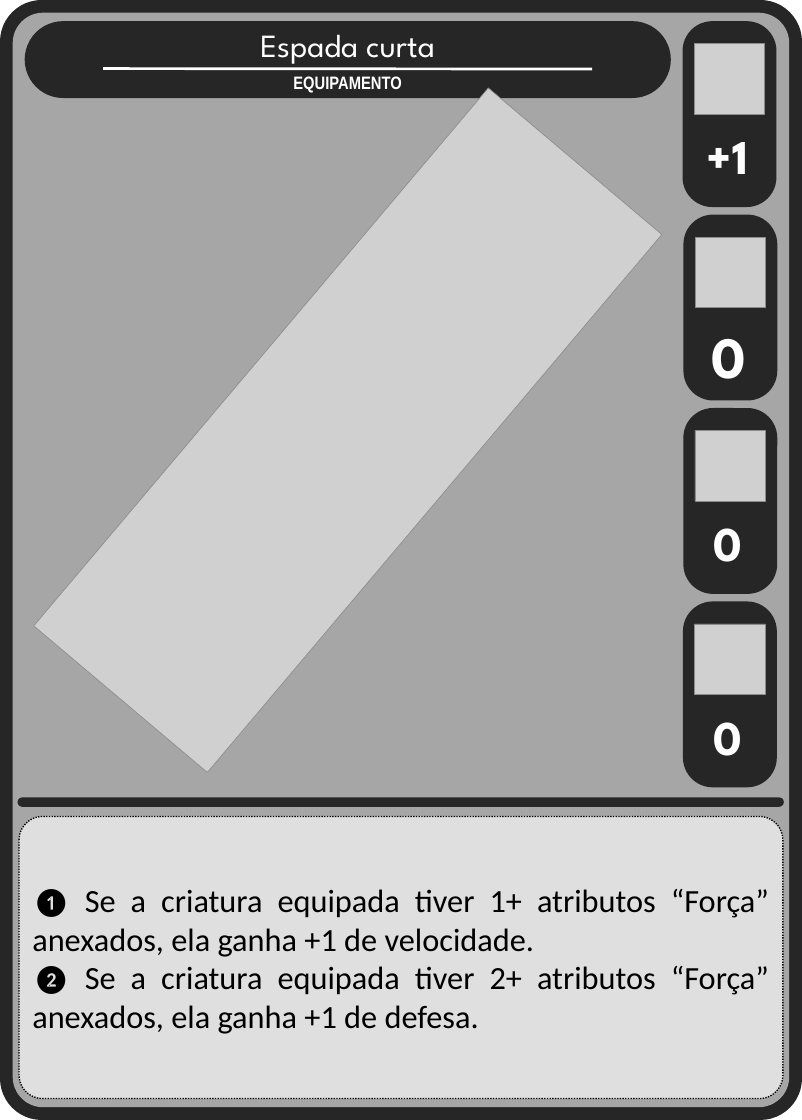
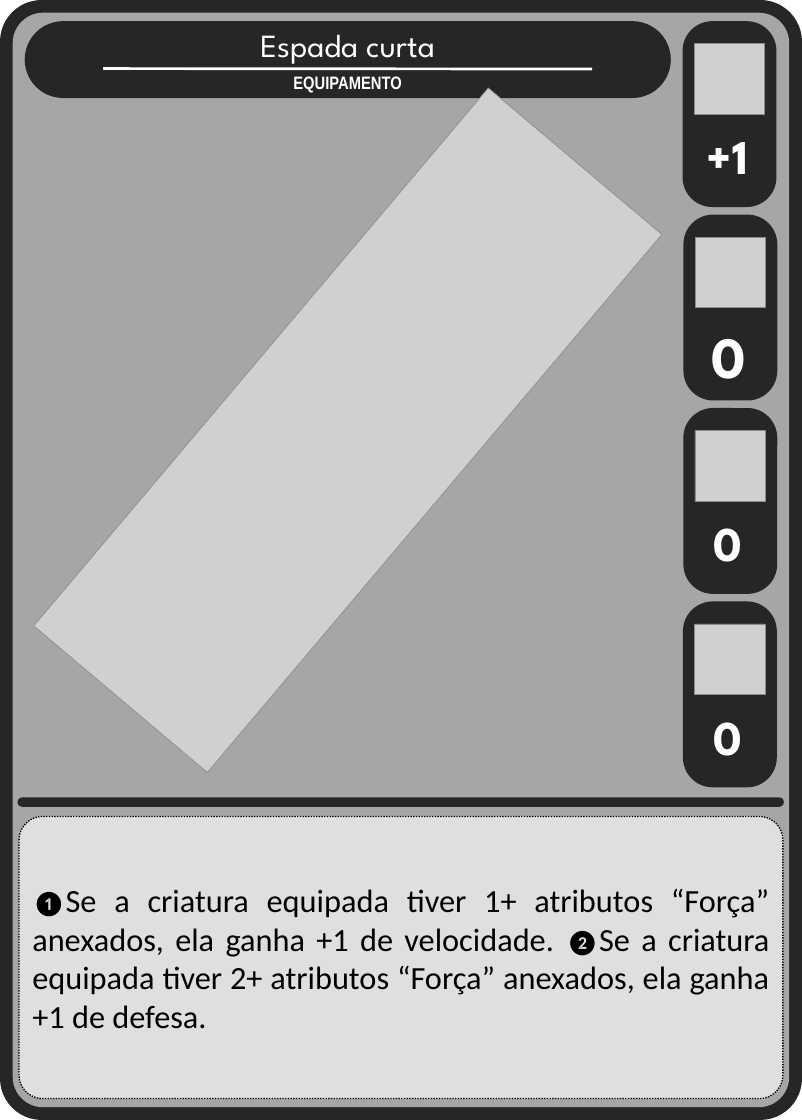
Before and after one commit to Aleyxom/Minimalist-Card-Game, a slide deck: slide 1 of slides tipos cartas/equipamentos.pptx. Drawn at 802x1120 pixels with LibreOffice and Linux fonts; fonts in the diff are those of the drawing; grey boxes stand for pictures. Boxes give left, top, right and bottom in pixels: in the first picture for what was removed or moved away, otherwise in the second. Text is boxed around its words. In the diff, an @@ line names an element or a change of style, - is before the commit and + after.

```diff
--- a/slides tipos cartas/equipamentos.pptx
+++ b/slides tipos cartas/equipamentos.pptx
@@ text in rounded rectangle at [32,889,770,1029]: text changed @@
-❶ Se a criatura equipada tiver 1+ atributos “Força” anexados, ela ganha +1 de velocidade.
-❷ Se a criatura equipada tiver 2+ atributos “Força” anexados, ela ganha +1 de defesa.
+❶Se a criatura equipada tiver 1+ atributos “Força” anexados, ela ganha +1 de velocidade. ❷Se a criatura equipada tiver 2+ atributos “Força” anexados, ela ganha +1 de defesa.
```
Also in this commit, not shown: 7 other slides changed, 5 other files.
